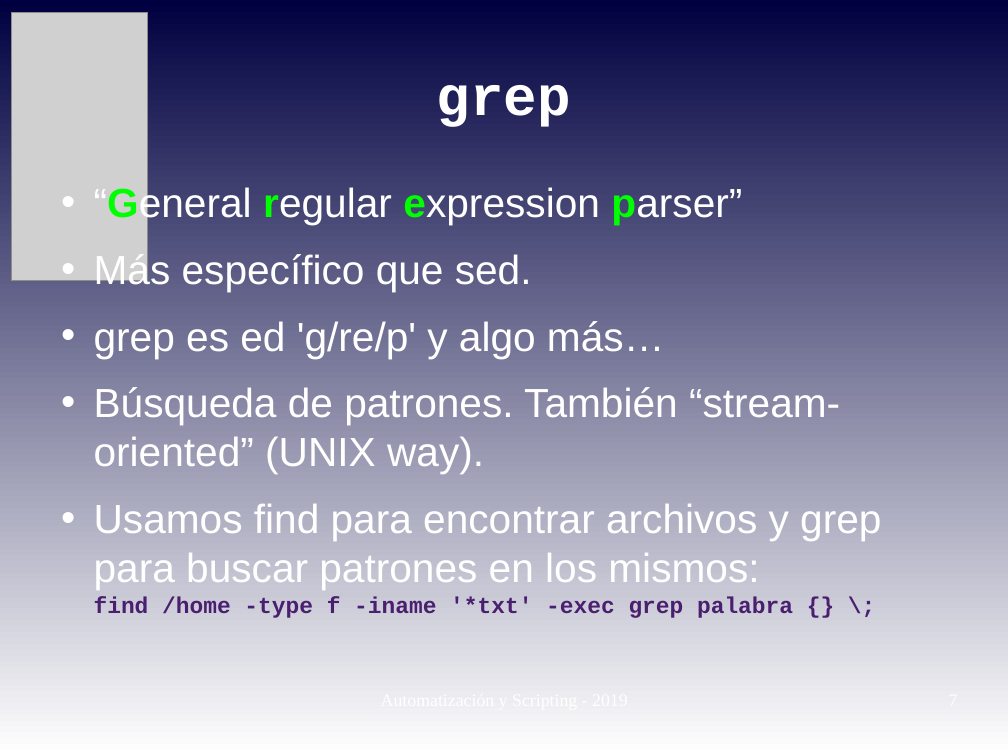
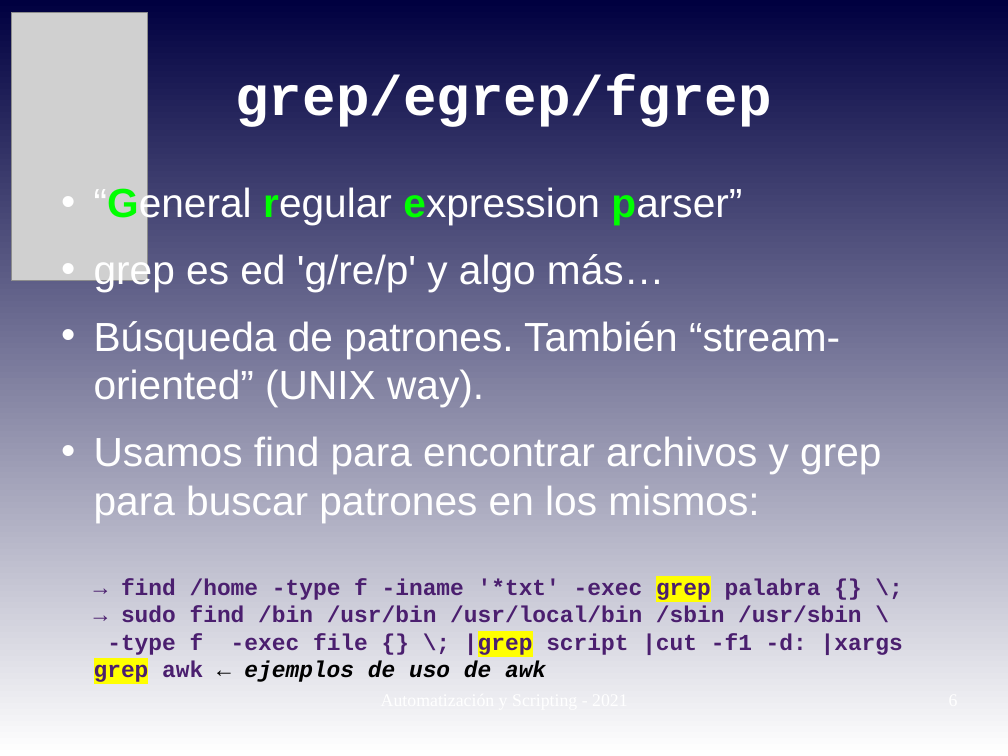
Before and after one commit to niniadcobre/-AutoyScripting, a slide deck: slide 6 of clases/AYS_clase08.odp (slide 7 before the commit). Drawn at 1008x756 pixels with LibreOffice and Linux fonts; fonts in the diff are those of the drawing; grey boxes stand for pictures. Boxes give left, top, right and bottom in pixels: in the first picture for what was removed or moved away, otherwise in the second. Text is boxed around its words. In the diff, an @@ line names an element or a change of style, - is before the commit and + after.

```diff
--- a/clases/AYS_clase08.odp
+++ b/clases/AYS_clase08.odp
@@ title at (235,75,771,127): text changed @@
-grep
+grep/egrep/fgrep
@@ text at (94,252,532,292): paragraph removed @@
-• Más específico que sed.
@@ text at (94,437,903,684): text changed; size 32 to 18 pt; font Arial to Courier New; text colour #FFFFFF to #4B1F6F; bold on @@
-• Usamos find para encontrar archivos y grep para buscar patrones en los mismos:
-  find /home -type f -iname '*txt' -exec grep palabra {} \;
+• Usamos find para encontrar archivos y grep para buscar patrones en los mismos:
+  → find /home -type f -iname '*txt' -exec grep palabra {} \;
+  → sudo find /bin /usr/bin /usr/local/bin /sbin /usr/sbin \ -type f -exec file {} \; |grep script |cut -f1 -d: |xargs grep awk ← ejemplos de uso de awk
```
Also in this commit, not shown: 9 other slides changed, 3 slides added, 2 slides removed, 1 other file.
